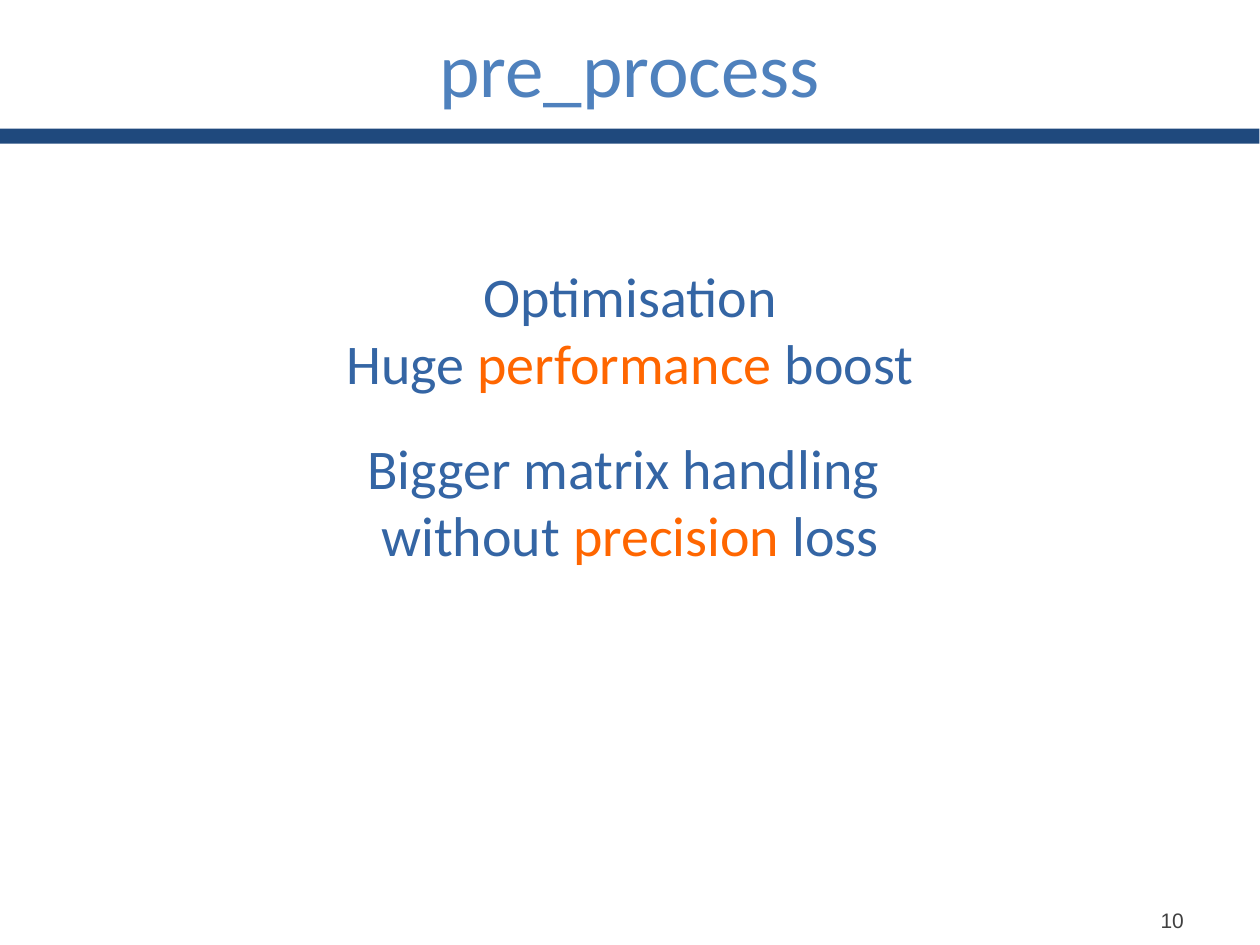
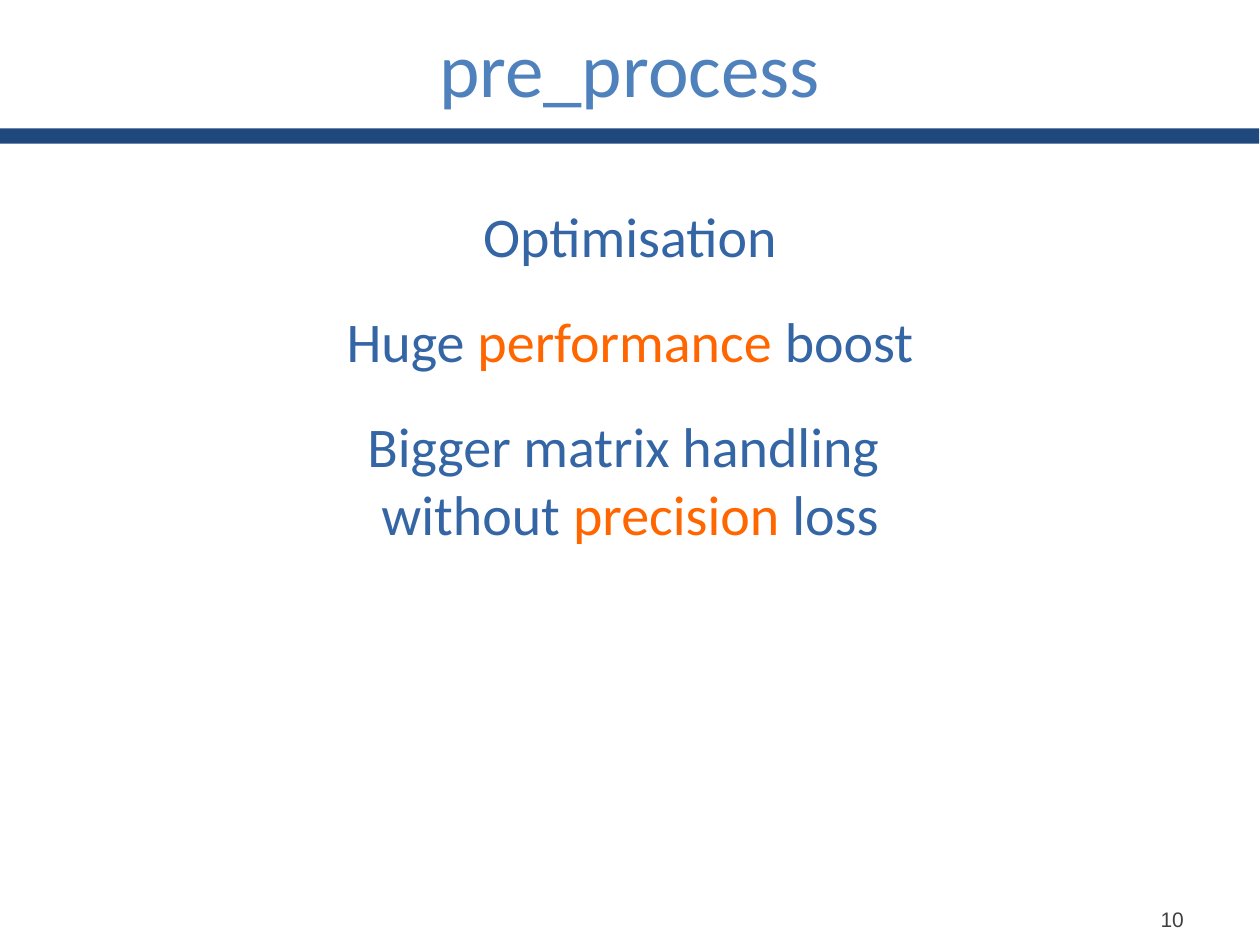
Before and after one commit to GianlucaBortoli/bachelorThesis, a slide deck: slide 11 of slides/slides.pptx. Drawn at 1260x945 pixels with LibreOffice and Linux fonts; fonts in the diff are those of the drawing. Boxes give left, top, right and bottom in pixels: in the first picture for what was removed or moved away, otherwise in the second. Text is boxed around its words. In the diff, an @@ line names an element or a change of style, - is before the commit and + after.

Commit message:
fixed matrix and charts in slides

```diff
--- a/slides/slides.pptx
+++ b/slides/slides.pptx
@@ text "Optimisation" rewrapped from <box>346,278,913,565</box> to <box>347,218,913,544</box> @@
```
Also in this commit, not shown: 6 other slides changed, 8 other files.
